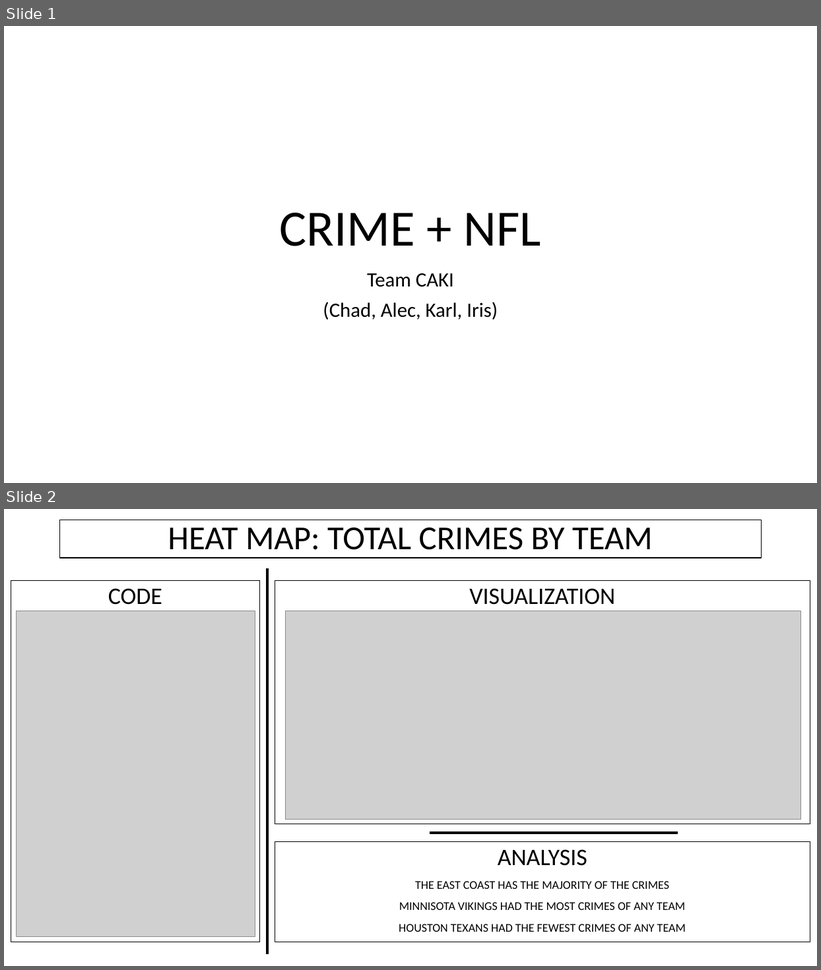
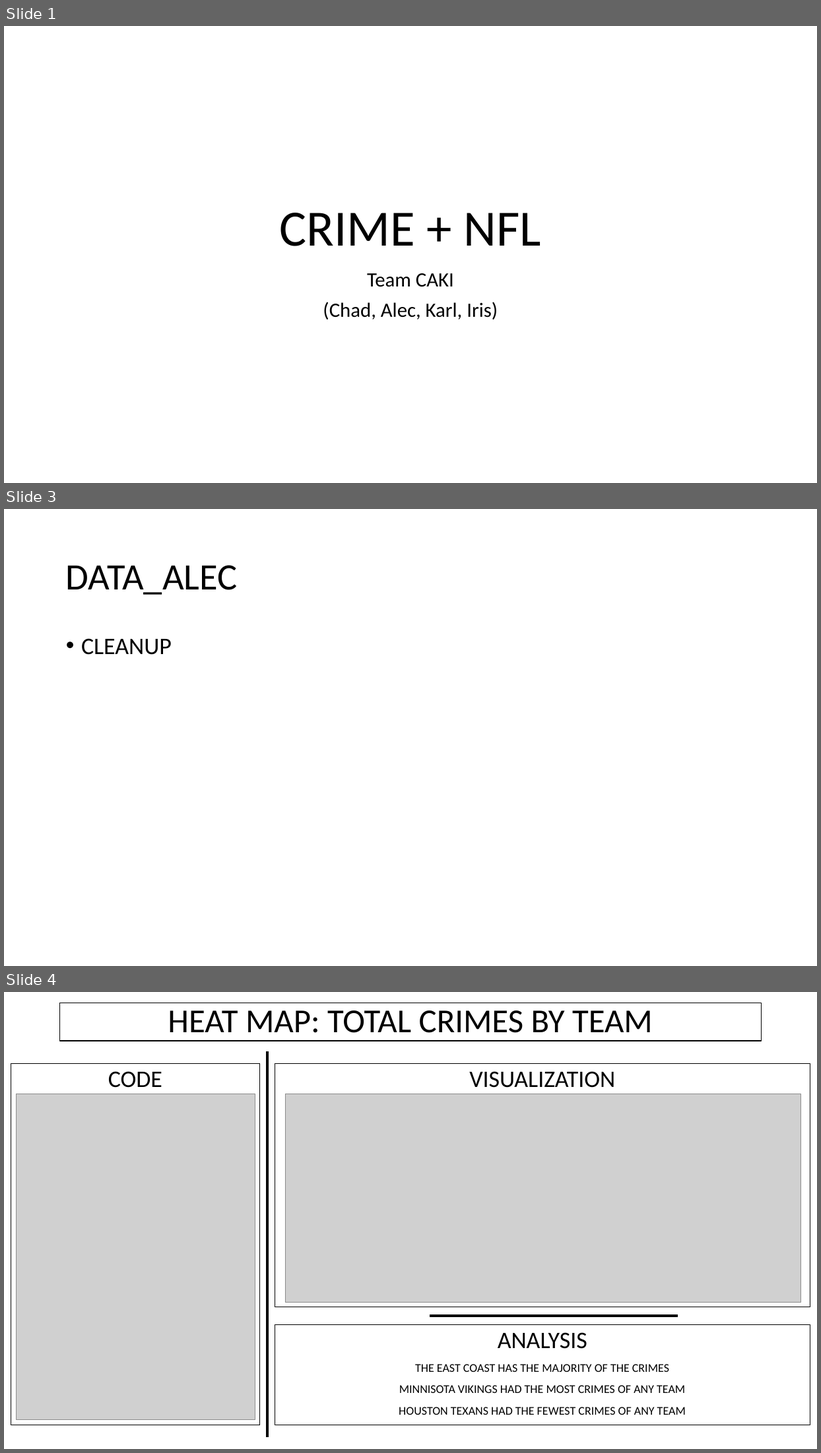
Before and after one commit to alecslaney/project2, a slide deck: CHADS_CODING/CRIME + NFL.pptx. Shown one above the other, each under a label of ours: slides 1 and 2 before the commit, slides 1, 3 and 4 after it; the slides between them are not shown. The pictures are 821x970 and 821x1453 pixels, drawn with LibreOffice and Linux fonts; fonts in the diff are those of the drawing; grey boxes stand for pictures. Boxes give left, top, right and bottom in pixels: in the first picture for what was removed or moved away, otherwise in the second. Text is boxed around its words. In the diff, an @@ line names an element or a change of style, - is before the commit and + after.

```diff
--- a/CHADS_CODING/CRIME + NFL.pptx
+++ b/CHADS_CODING/CRIME + NFL.pptx
@@ slide 3 added at bbox=[4, 509, 817, 966], background #FFFFFF @@
@@ title added at bbox=[66, 565, 237, 595], 44 pt, text #000000 @@
+DATA_ALEC
@@ text added at bbox=[81, 638, 172, 655], 28 pt, text #000000 @@
+• CLEANUP
@@ what was slide 2 is now slide 4 @@
```
Also in this commit, not shown: 6 other slides added, 2 slides removed.
